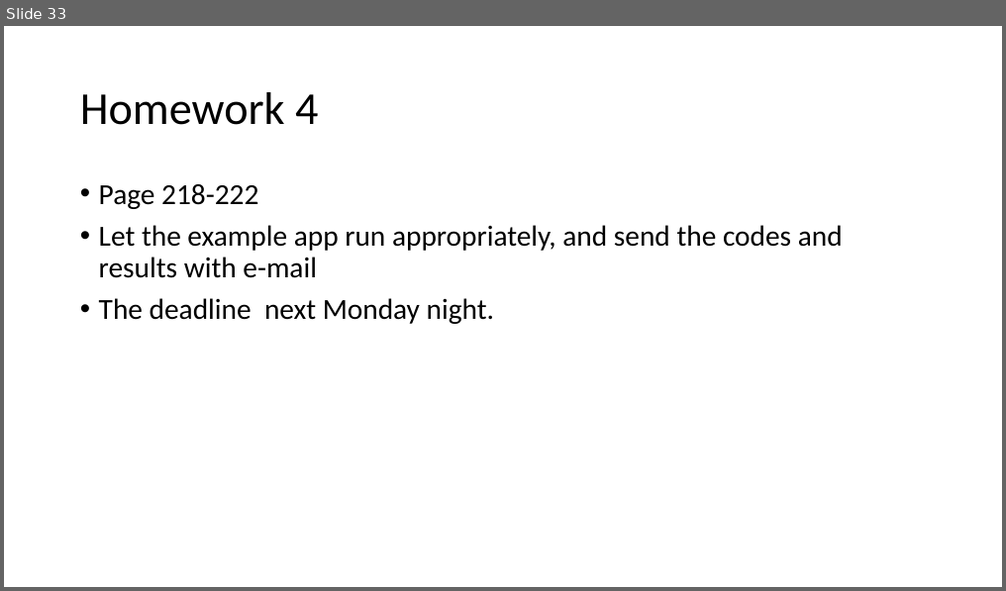
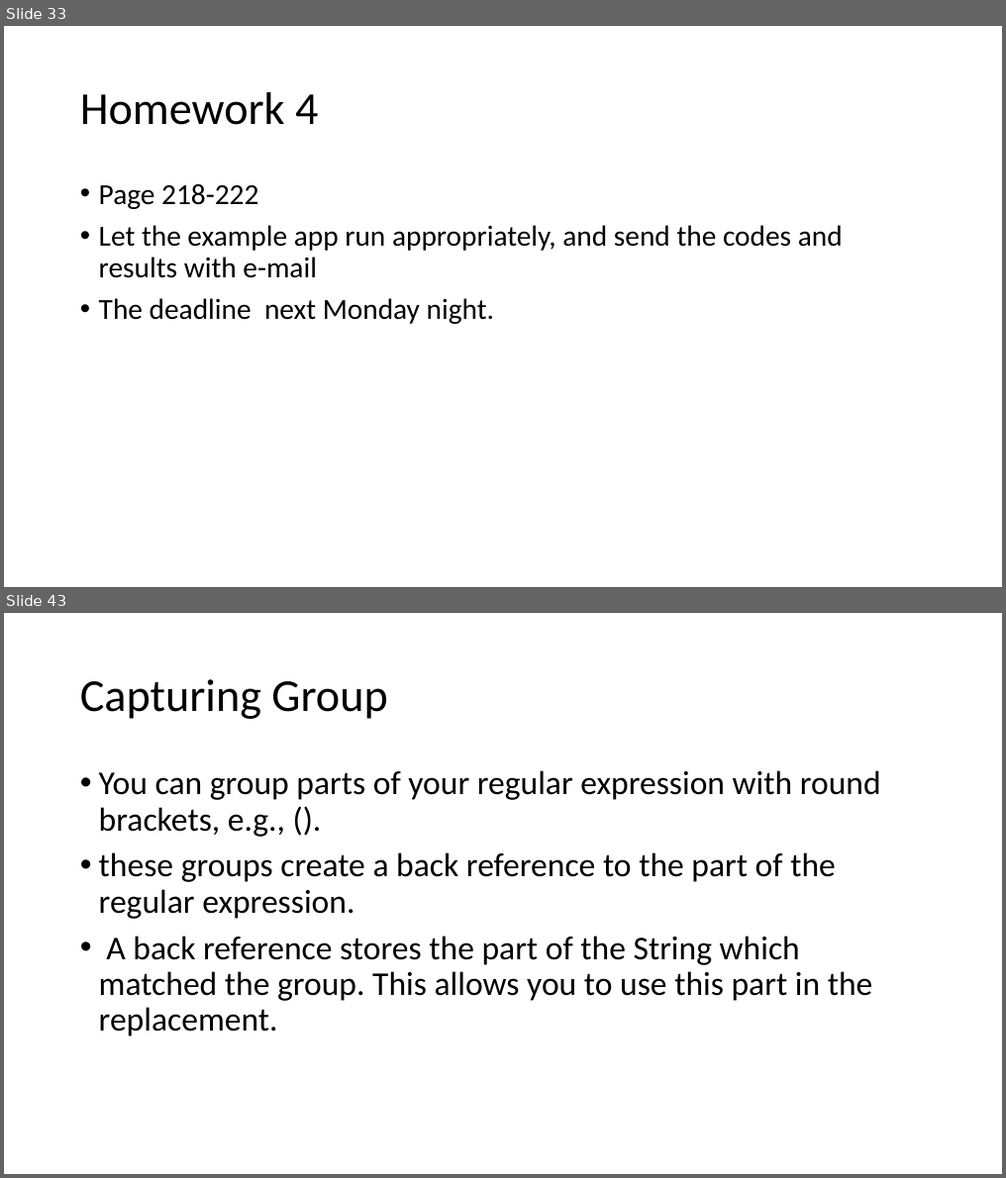
Before and after one commit to tanglw2020/android-class, a slide deck: android activity and intent.pptx. Shown one above the other, each under a label of ours: slide 33 before the commit, slides 33 and 43 after it; the slides between them are not shown. The pictures are 1006x591 and 1006x1178 pixels, drawn with LibreOffice and Linux fonts; fonts in the diff are those of the drawing. Boxes give left, top, right and bottom in pixels: in the first picture for what was removed or moved away, otherwise in the second. Text is boxed around its words. In the diff, an @@ line names an element or a change of style, - is before the commit and + after.

```diff
--- a/android activity and intent.pptx
+++ b/android activity and intent.pptx
@@ slide 43 added at <box>4,613,1002,1174</box>, background #FFFFFF @@
@@ title added at <box>80,679,387,719</box>, 44 pt, text #000000 @@
+Capturing Group
@@ text added at <box>99,770,881,1037</box>, 32 pt, text #000000 @@
+• You can group parts of your regular expression with round brackets, e.g., ().
+• these groups create a back reference to the part of the regular expression.
+• A back reference stores the part of the String which matched the group. This allows you to use this part in the replacement.
```
Also in this commit, not shown: 1 slide changed, 14 other slides added, 1 other file.
